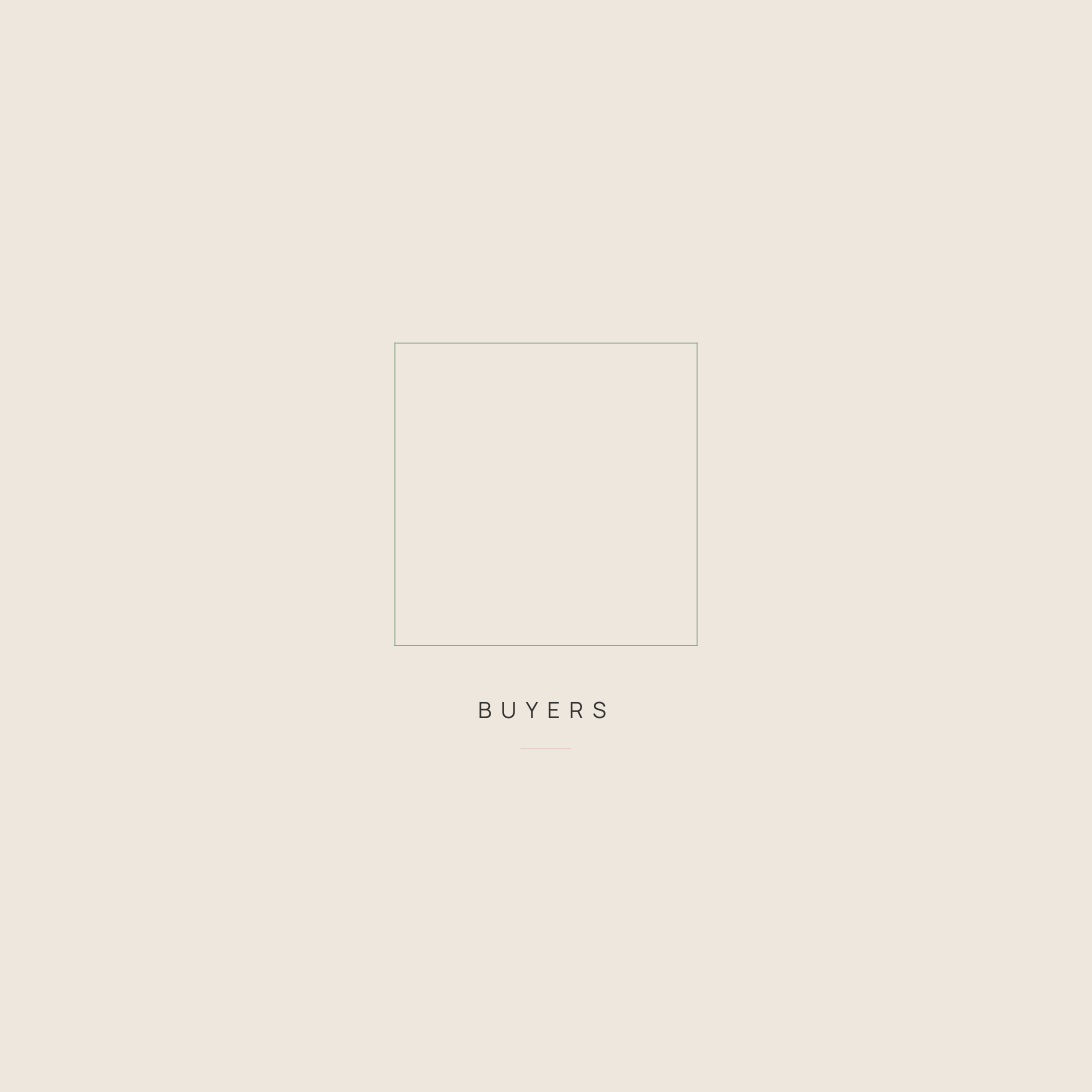
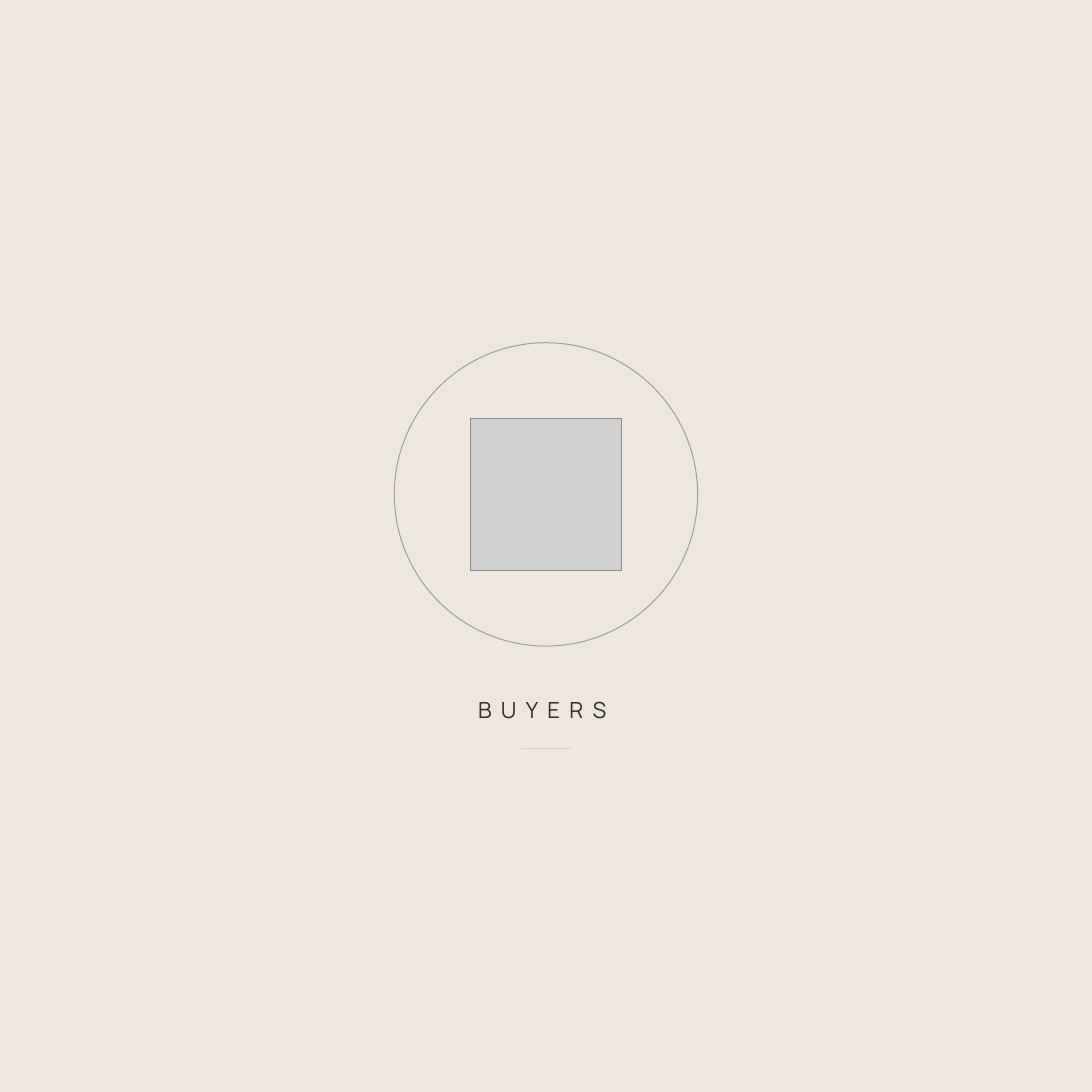
Before and after one commit to blacklizardint/Canva-Templates, a slide deck: slide 1 of bright-28-hl-buyers.pptx. Drawn at 1092x1092 pixels with LibreOffice and Linux fonts; fonts in the diff are those of the drawing; grey boxes stand for pictures. Boxes give left, top, right and bottom in pixels: in the first picture for what was removed or moved away, otherwise in the second. Text is boxed around its words. In the diff, an @@ line names an element or a change of style, - is before the commit and + after.

```diff
--- a/bright-28-hl-buyers.pptx
+++ b/bright-28-hl-buyers.pptx
@@ rectangle removed at [394,343,697,344] @@
@@ rectangle removed at [394,343,395,645] @@
@@ ellipse added at [394,343,697,645], outline #97A98C 0.75 pt @@
@@ rectangle removed at [697,343,698,645] @@
@@ picture added at [470,418,621,570] @@
@@ rectangle removed at [394,645,697,646] @@
```
Also in this commit, not shown: 40 other files.
